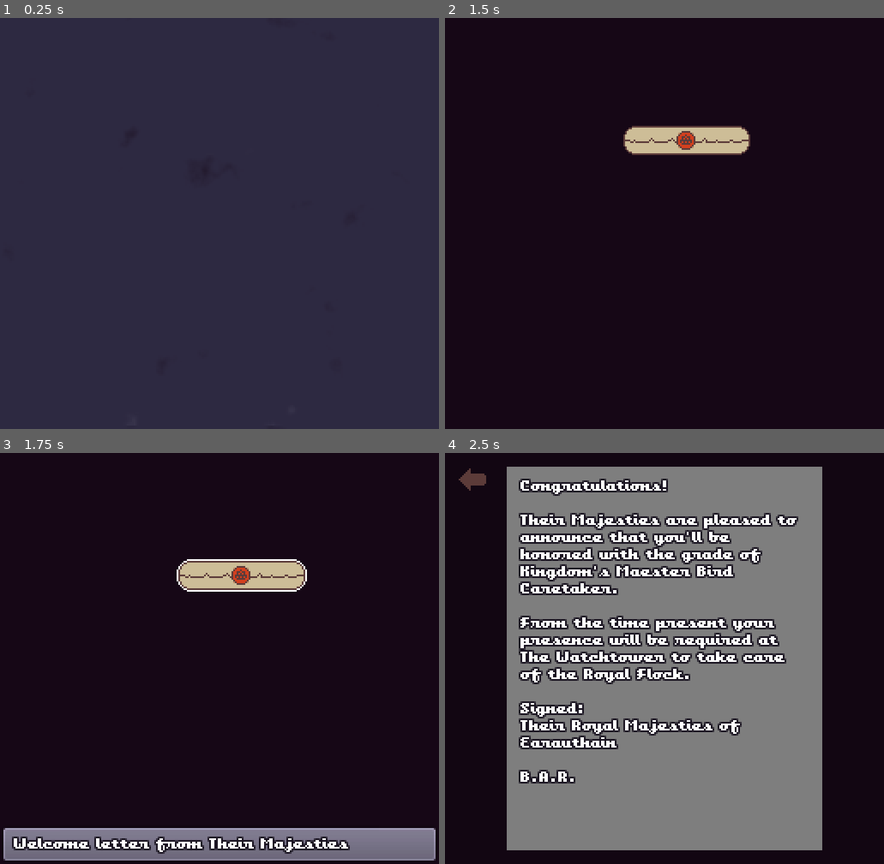
Above: before the commit, frames 1-4 (two rows, left to right).
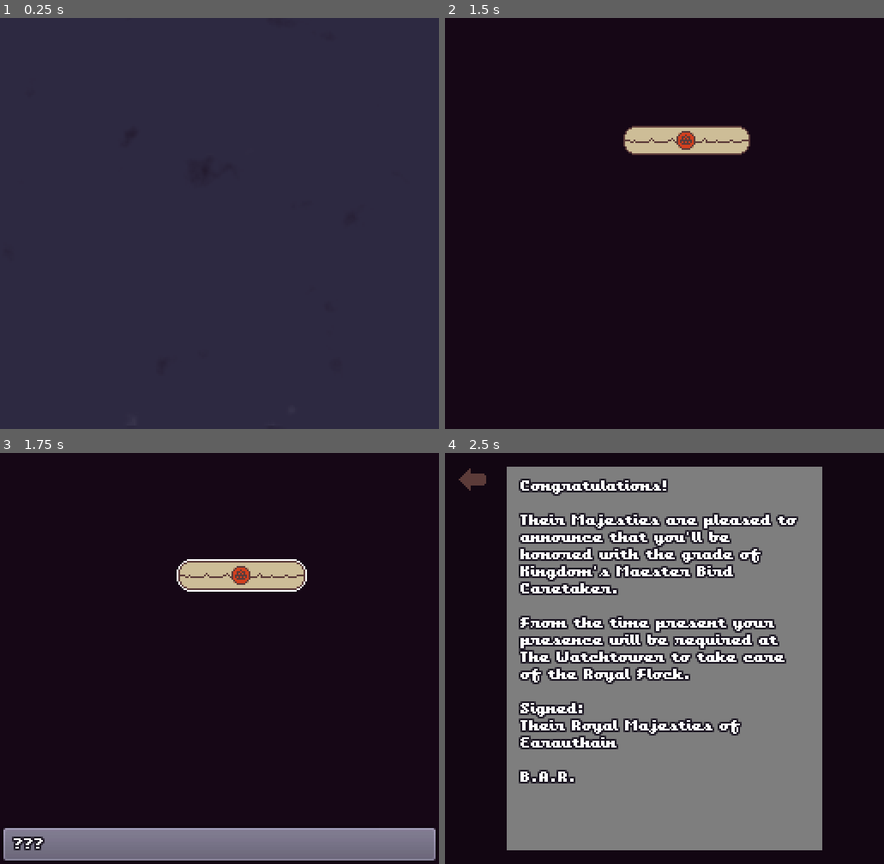
Above: after the commit, the same moments.

Repository: xphere/a-little-bird-told-me
Game: Godot game, scene res://src/scenes/game/game.tscn
The game is run twice, just before and just after one commit, with the same random seed, the same clock (stepped at 60 frames per second) and the same inputs. This scene is started directly instead of the project's main scene.
Inputs (mouse positions are in pixels of both pictures, inside the frame that each line leads up to):
- Up to frame 1 (0.25 s): no input
- Up to frame 2 (1.5 s): tap Enter (ui_accept) at 0.5, 0.77, 1.25 s; move the mouse to (761, 202) at 0.52 s; click (761, 202) at 0.67 s; drag from (576, 244) to (686, 141) at 1.27 s
- Up to frame 3 (1.75 s): no input
- Up to frame 4 (2.5 s): tap Enter (ui_accept) at 2 s; move the mouse to (708, 568) at 2.02 s; click (708, 568) at 2.17 s

Frames 1-2 are identical in both runs. In frame 3, 1.9% of the frame differs, in the area x 2-80%, y 93-98%; in frame 4, nothing differs.

Commit message:
+letter: show ??? until message is opened

Diff:
--- a/src/actions/to-maildesk.gd
+++ b/src/actions/to-maildesk.gd
@@ -13,8 +13,5 @@
 func _create_letter(resource: Resource) -> Node2D:
 	var scene := preload("res://src/objects/letters/letter.tscn") as PackedScene
 	var instance := scene.instance() as Node2D
-	resource.connect_to(instance)
-	instance.id = resource.letter_id
-	instance.letter_name = resource.letter_name
-	instance.letter_content = resource.letter_contents
+	instance.setup(resource)
 	return instance
--- a/src/objects/letters/letter.gd
+++ b/src/objects/letters/letter.gd
@@ -4,13 +4,22 @@
 signal opened()
 signal closed()
 
-
 var letter_name : String
 var letter_content : String
 
+var _letter : Resource
+
+
+func setup(letter: Resource) -> void:
+	_letter = letter
+	id = _letter.letter_id
+	letter_name = _letter.letter_name
+	letter_content = _letter.letter_contents
+	_letter.connect_to(self)
+
 
 func get_name_when_selected() -> String:
-	return letter_name
+	return letter_name if _letter.has_been_opened() else "???"
 
 
 func is_draggable() -> bool:
--- a/src/resources/letter.gd
+++ b/src/resources/letter.gd
@@ -3,18 +3,26 @@
 signal received()
 signal opened()
 signal closed()
-signal selected()
 
 export var letter_id : String
 export(String, MULTILINE) var letter_name : String
 export(String, MULTILINE) var letter_contents : String
 
+var _has_been_opened := false
+
+
+func _init() -> void:
+	connect("opened", self, "_on_opened")
+
 
 func connect_to(node: Node) -> void:
-	_connect_to_signal(node, "recieved")
-	_connect_to_signal(node, "openened")
+	_connect_to_signal(node, "received")
+	_connect_to_signal(node, "opened")
 	_connect_to_signal(node, "closed")
-	_connect_to_signal(node, "selected")
+
+
+func has_been_opened() -> bool:
+	return _has_been_opened
 
 
 func _connect_to_signal(node: Node, signal_name: String) -> void:
@@ -24,3 +32,7 @@
 			self, "emit_signal", [signal_name],
 			CONNECT_DEFERRED
 		)
+
+
+func _on_opened() -> void:
+	_has_been_opened = true
